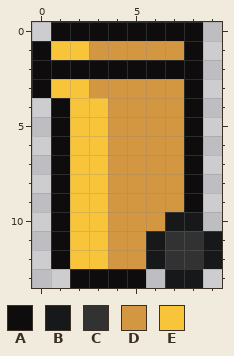
One commit to this pixel-art file: assets/raster/trash-bin-yellow-10x14.aseprite. Above, as it was before the edit.
10x14 pixels, 1 frame.
Palette (. is transparent): A #0e0c0c  B #171819  C #323232  D #d39741  E #f8c53a
Once edited:
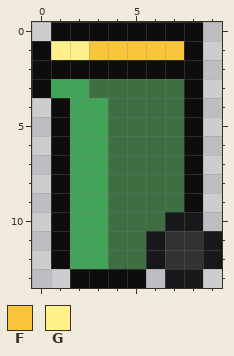
Colours new in this view: F #f8c53a  G #fff089
Change:
@@ palette @@
-D #d39741
+D #3d6f43
-E #f8c53a
+E #42a459
--- layer "Layer 4"
@@ x 0..9 @@
  0 .AAAAAAAA.
- 1 AEEDDDDDA.
+ 1 AGGFFFFFA.
  2 AAAAAAAAA.
Where, in picture pixels (left, top, right, bottom), the same in both pictures:
changed: (51, 41, 184, 269)
